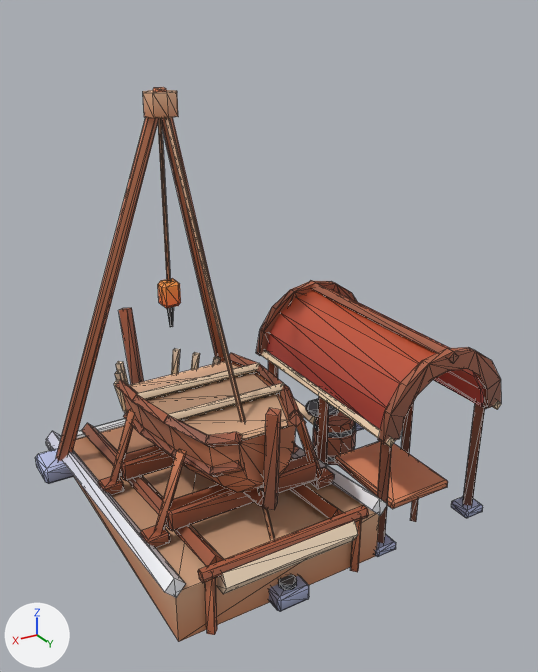
Renders of the glTF model public/models/facilities/repairyard.glb from each side of a commit.
Before and after are seen from a 50 mm camera at (4.0, 7.41, 5.74) aimed at (-0.22, 0.37, 2.22). Arrows for +X, +Y and +Z are at lower left; the lights stay in place. The picture after the commit comes second. Mesh edges are drawn as thin lines. Vertices at exactly the same position are counted once.

Names of what the first picture shows: 'body'.
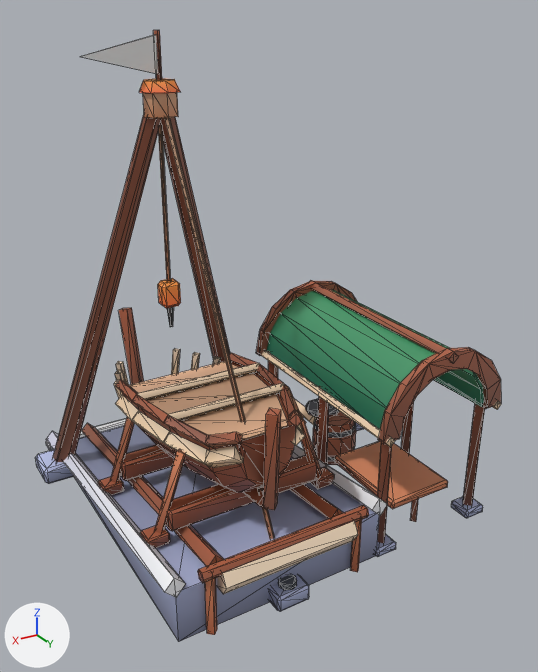
Pixel boxes [x1, y1, x2, y2] of what changed, in the pictures (538 x 672 px; the box of a moved part takes in the faces that stretch with it):
'body', reshaped (10% taller): before [35, 87, 501, 642]; after [35, 30, 501, 642]
'flag', added: after [81, 35, 158, 74]
part 1 of me_body, moved or reshaped (not visible afterwards): before [291, 444, 299, 454]
part 2 of me_body, moved or reshaped: before [210, 461, 244, 477]; after [132, 411, 170, 443]
part 3 of me_body, added (orange): after [139, 79, 180, 94]
part 4 of me_body, rebuilt: before [56, 87, 225, 461]; after [53, 115, 230, 462]
part 5 of me_body, deleted: before [123, 412, 297, 477]
part 6 of me_body, added: after [115, 395, 305, 468]
part 7 of me_body, added: after [153, 30, 162, 80]
part 8 of me_body, recoloured: [74, 92, 484, 642] in both

Edits to the bpy script that builds the scene:
```text
Change me_body:
    used by ob_body; location = (0.0, 0.0, 0.0)
    verts and faces of me_body; kept vertices keep their numbers, new ones are numbered from 1297
    remove me_body.from_pydata(...)  # 1297 vertices, 2246 faces; spans x -2.33..2.25, y -2.35..2.3, z -0.03..5.02
    add me_body.from_pydata(...)  # 1321 vertices, 2286 faces; spans x -2.33..2.25, y -2.35..2.3, z -0.04..5.6
    me_body part 1: the loose piece of 8 vertices spanning x 0.08..0.36, y 1.42..1.78, z 1.31..1.61 is multiplied about its middle by the matrix ((1.642, -0.707, 0.084), (0.612, 1.511, 0.739), (-0.363, -0.65, 1.628)), then moved by (-0.35, -1.05, 0.06)
    me_body part 2: the loose piece of 8 vertices spanning x 0.88..1.16, y 1.42..1.78, z 1.31..1.61 is multiplied about its middle by the matrix ((1.642, 0.707, -0.084), (-0.612, 1.511, 0.739), (0.363, -0.65, 1.628)), then moved by (0.35, -1.05, 0.06)
    me_body part 3: a new loose piece, an 8-sided cut cone along z (radius 0.24 at the low end, 0.18 at the high end) spanning x 0.38..0.86, y -0.79..-0.31, z 4.98..5.1, in mat_defaultmaterial
    me_body part 4: the loose piece of 22 vertices spanning x -0.84..2.08, y -1.6..-0.48, z -0.03..5.02 is rebuilt with 22 vertices and now spans x -0.88..2.12, y -1.64..-0.45, z -0.04..5.03
    me_body part 5: 6 loose pieces with 48 vertices, spanning x -0.18..1.42, y -0.46..1.47, z 1.13..1.43, are deleted
    me_body part 6
    48 vertices are added at x -0.27..1.51, y -0.46..1.8, z 1.29..1.79
    72 new faces join them
    me_body part 7
    add verts[1329] = (0.59, -0.55, 5.05)
    add verts[1330] = (0.62, -0.59, 5.05)
    add verts[1331] = (0.59, -0.55, 5.6)  # pixel (159, 30)
    add verts[1332] = (0.62, -0.59, 5.6)  # pixel (155, 30)
    add for new, old in zip([*range(1333, 1337)], [*range(1329, 1333)]): verts[new] = verts[old] + (0.03, 0.04, 0.0)
    add faces += [(1329, 1331, 1333), (1331, 1335, 1333), (1329, 1330, 1332), (1329, 1332, 1331), (1330, 1334, 1336), (1330, 1336, 1332)]
    add faces += [(1333, 1335, 1334), (1334, 1335, 1336), (1329, 1334, 1330), (1329, 1333, 1334), (1331, 1332, 1335), (1332, 1336, 1335)]
    me_body part 8: 348 kept faces spanning x -2.27..1.95, y -2.21..2.3, z 0.0..5.01 get new vertex colours
Add me_flag:
    me_flag.from_pydata([(0.62, -0.53, 5.56), (1.47, -0.53, 5.36), (0.62, -0.53, 5.16), (0.62, -0.57, 5.56), (1.47, -0.57, 5.36), (0.62, -0.57, 5.16)], [], [(0, 1, 2), (3, 5, 4), (0, 3, 4), (0, 4, 1), (1, 4, 5), (1, 5, 2), (2, 5, 3), (2, 3, 0)])
Add ob_flag:
    ob_flag = bpy.data.objects.new('flag', me_flag)
    ob_flag.location = (0.0, 0.0, 0.0)
```
